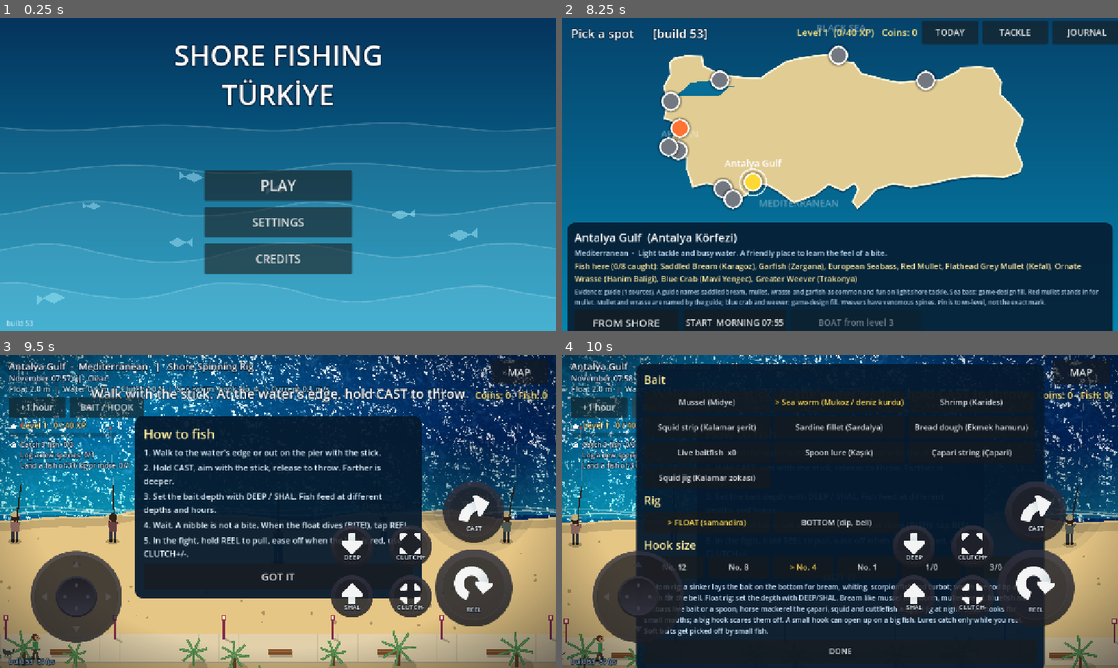
Above: before the commit, frames 1-4 (two rows, left to right).
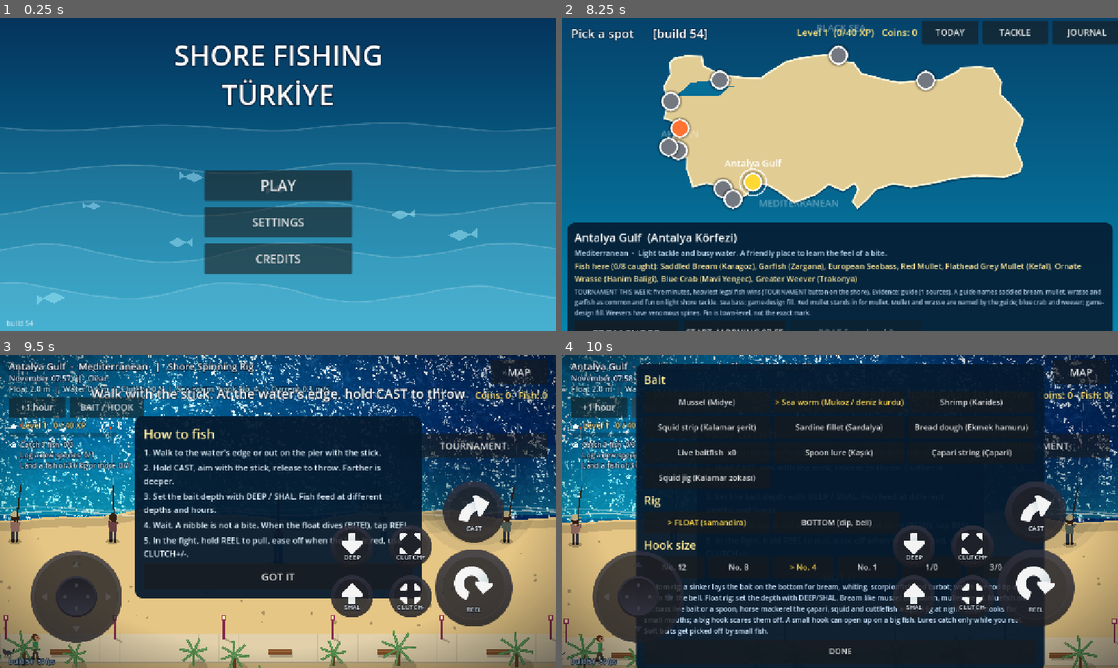
Above: after the commit, the same moments.

Repository: nextlevelcorp/godot_fishing_rpg
Game: Godot game, scene res://title_screen.tscn
The game is run twice, just before and just after one commit, with the same random seed, the same clock (stepped at 60 frames per second) and the same inputs.
Inputs (mouse positions are in pixels of both pictures, inside the frame that each line leads up to):
- Up to frame 1 (0.25 s): no input
- Up to frame 2 (8.25 s): click "PLAY" at 0.5 s; click (717, 80) at 1.25 s; click (678, 149) at 2 s; click (678, 127) at 2.75 s; click (667, 146) at 3.5 s; click (840, 55) at 4.25 s; click (923, 80) at 5 s; click (673, 102) at 5.75 s; click (723, 187) at 6.5 s; click (734, 199) at 7.25 s; click (751, 180) at 8 s
- Up to frame 3 (9.5 s): click (66, 658) at 8.75 s, where only the run before the commit has a clickable "FROM SHORE"
- Up to frame 4 (10 s): click "BAIT / HOOK" at 9.5 s

The runs differ from the first frame. In frame 1, less than 0.1% of the frame differs, in the area x 5-6%, y 96-99%; in frame 2, 3.3%, in the area x 2-98%, y 3-100%; in frame 3, 1.7%; in frame 4, 0.9%.

Commit message:
feat: weekly shore tournament against the anglers beside you (build 54)
One spot a week hosts a five-minute tournament: heaviest legal fish wins, entry 30
coins, prizes 300/150/60 once a week. Rivals are the three nearest anglers (the local
among them) and their landed fish count only at legal size. A fish on the line at the
horn still counts. CI feature smoke enters and ends one. Design: GAME_DESIGN.md
'Weekly shore tournament'.

Co-Authored-By: Claude Opus 5.5 <noreply@anthropic.com>
Claude-Session: https://claude.ai/code/session_01HLtjWBZvxzhjVtsJywwULp

Diff:
--- a/game_session.gd
+++ b/game_session.gd
@@ -11,7 +11,7 @@
 
 ## Shown on screen so a player can tell a fresh deploy from a page the browser cached.
 ## Bump it with every build that changes behaviour.
-const BUILD := "build 53"
+const BUILD := "build 54"
 const SAVE_PATH := "user://save.cfg"
 const SAVE_VERSION := 1
 const START_RIG := "shore_spinning_rig"
@@ -64,6 +64,9 @@
 ## Locals on the shore (locals.gd): spot id -> friendship, spot id -> open request {species, need, have}.
 static var local_friend: Dictionary = {}
 static var local_req: Dictionary = {}
+## Weekly tournament (tournament.gd): the week whose prize was paid, and how many you have won.
+static var tourney_week := ""
+static var tourney_wins := 0
 const NET_PRICE := 250
 const LIVE_BAIT_MAX := 12
 const LIVE_BAIT_SPECIES: Array[String] = ["mediterranean_horse_mackerel", "european_anchovy", "atlantic_mackerel"]
@@ -150,6 +153,9 @@
 	counts = _clean(cfg.get_value("journal", "counts", {}), false)
 	local_friend = _clean(cfg.get_value("locals", "friend", {}), false)
 	local_req = _clean_requests(cfg.get_value("locals", "requests", {}))
+	var tw: Variant = cfg.get_value("tournament", "week", "")
+	tourney_week = String(tw) if tw is String else ""
+	tourney_wins = maxi(0, _to_int(cfg.get_value("tournament", "wins", 0)))
 	for k: String in counts:
 		if not best_kg.has(k):
 			best_kg[k] = 0.0        # the journal reads best_kg for every logged species
@@ -177,6 +183,8 @@
 	cfg.set_value("journal", "counts", counts)
 	cfg.set_value("locals", "friend", local_friend)
 	cfg.set_value("locals", "requests", local_req)
+	cfg.set_value("tournament", "week", tourney_week)
+	cfg.set_value("tournament", "wins", tourney_wins)
 	var err := cfg.save(SAVE_PATH)
 	if err != OK:
 		push_warning("[GameSession] save failed with error %d" % err)
--- a/shore_fishing.gd
+++ b/shore_fishing.gd
@@ -73,6 +73,10 @@
 var _local_idx := -1                 ## index in _crowd of the spot's named local angler (locals.gd), -1 none
 var _talk_btn: Button
 var _talk_panel: PanelContainer
+## Weekly tournament while it runs: {t: seconds left, me: kg, rivals: [{idx, name, best}], over: bool}.
+var _tourney: Dictionary = {}
+var _tourney_btn: Button
+var _tourney_label: Label
 var _weather: WeatherFx
 var _pov_on := false
 ## Boat outing: the angler sits in a rowing boat out on the water instead of walking the shore.
@@ -414,6 +418,166 @@
 	_hud_root.add_child(panel)
 
 
+# ---------------------------------------------------------------- weekly tournament
+func _open_tourney_panel() -> void:
+	if _talk_panel != null and is_instance_valid(_talk_panel):
+		_talk_panel.queue_free()
+	var panel := _tourney_card("Weekly shore tournament")
+	var box: VBoxContainer = panel.get_child(0)
+	if not _tourney.is_empty() and not bool(_tourney.get("over", false)):
+		_plain_label(box, 19, Color.WHITE).text = "Running.  %s" % _tourney_text()
+	else:
+		_plain_label(box, 19, Color.WHITE).text = "Five minutes. The heaviest single fish wins, and it must be of legal size. You fish against the three anglers nearest you."
+		_plain_label(box, 18, Color(0.8, 0.9, 1.0)).text = "Entry %d coins.  Prizes %d / %d / %d coins.%s" % [Tournament.ENTRY, Tournament.PRIZES[0], Tournament.PRIZES[1], Tournament.PRIZES[2],
+			"" if Tournament.prize_open() else "  This week's prize is already yours: this one is for fun."]
+		if _state != State.AIM:
+			_plain_label(box, 18, Color(1.0, 0.6, 0.5)).text = "Reel in first."
+		else:
+			var enter := _tackle_button("ENTER  (-%d coins)" % Tournament.ENTRY, false, Vector2(300.0, 60.0))
+			enter.disabled = GameSession.coins < Tournament.ENTRY
+			enter.pressed.connect(func() -> void:
+				panel.queue_free()
+				_start_tourney())
+			box.add_child(enter)
+	var close := _tackle_button("CLOSE", false, Vector2(160.0, 60.0))
+	close.pressed.connect(func() -> void: panel.queue_free())
+	box.add_child(close)
+	_talk_panel = panel
+	_hud_root.add_child(panel)
+
+
+func _tourney_card(title: String) -> PanelContainer:
+	var panel := PanelContainer.new()
+	panel.set_anchors_and_offsets_preset(Control.PRESET_CENTER)
+	panel.offset_left = -440.0
+	panel.offset_right = 440.0
+	panel.offset_top = -240.0
+	panel.offset_bottom = 240.0
+	var style := StyleBoxFlat.new()
+	style.bg_color = Color(0.02, 0.10, 0.18, 0.95)
+	style.set_corner_radius_all(18)
+	style.set_content_margin_all(20)
+	panel.add_theme_stylebox_override("panel", style)
+	var box := VBoxContainer.new()
+	box.add_theme_constant_override("separation", 10)
+	panel.add_child(box)
+	_plain_label(box, 28, Color(1.0, 0.92, 0.6)).text = title
+	return panel
+
+
+## Pays the entry and picks the three anglers nearest you (the local counts) as rivals.
+func _start_tourney() -> void:
+	if GameSession.coins < Tournament.ENTRY:
+		return
+	GameSession.coins -= Tournament.ENTRY
+	GameSession.save()
+	_update_coins()
+	var order: Array[int] = []
+	for i in _crowd.size():
+		order.append(i)
+	order.sort_custom(func(a: int, b: int) -> bool:
+		return absf(float(_crowd[a]["x"]) - _hand.x) < absf(float(_crowd[b]["x"]) - _hand.x))
+	var rivals: Array[Dictionary] = []
+	var names := Tournament.NAMES.duplicate()
+	for k in mini(Tournament.RIVALS, order.size()):
+		var idx := order[k]
+		var nm := String(Locals.person(GameSession.spot_id)["name"]) if idx == _local_idx else String(names.pop_at(_rng.randi() % names.size()))
+		rivals.append({"idx": idx, "name": nm, "best": 0.0})
+	_tourney = {"t": Tournament.DURATION_S, "me": 0.0, "rivals": rivals, "over": false}
+	_tourney_label.visible = true
+	_amb.play("horn", 0.7)
+	_flash("Tournament on! Five minutes, heaviest legal fish wins")
+
+
+func _tourney_running() -> bool:
+	return not _tourney.is_empty() and not bool(_tourney.get("over", false))
+
+
+func _tourney_rival_landed(a: Dictionary) -> void:
+	if not _tourney_running():
+		return
+	var sp := String(a["sp"])
+	if sp == "":
+		return
+	var legal := Regulations.min_cm(sp)
+	if legal > 0.0 and Regulations.length_cm(sp, float(a["kg"])) < legal:
+		return                                    # they put it back, like you would
+	for r: Dictionary in _tourney["rivals"]:
+		if int(r["idx"]) == _crowd.find(a):
+			r["best"] = maxf(float(r["best"]), float(a["kg"]))
+
+
+## A kept fish of yours. Returns a line for the catch card, or "" when no tournament runs.
+func _tourney_player_landed(kg: float) -> String:
+	if not _tourney_running():
+		return ""
+	if kg > float(_tourney["me"]):
+		_tourney["me"] = kg
+		return "TOURNAMENT: new best %.2f kg  (%s)" % [kg, Tournament.ordinal(_tourney_place())]
+	return "TOURNAMENT: your best is still %.2f kg" % float(_tourney["me"])
+
+
+## Your place now, 0 = first. Ties go to whoever got there first: the rival.
+func _tourney_place() -> int:
+	var place := 0
+	for r: Dictionary in _tourney["rivals"]:
+		if float(r["best"]) >= float(_tourney["me"]) and float(r["best"]) > 0.0:
+			place += 1
+	return place
+
+
+func _tourney_text() -> String:
+	var t := maxf(float(_tourney["t"]), 0.0)
+	var lead_name := "you"
+	var lead := float(_tourney["me"])
+	for r: Dictionary in _tourney["rivals"]:
+		if float(r["best"]) > lead:
+			lead = float(r["best"])
+			lead_name = String(r["name"])
+	return "%d:%02d   You %.2f kg (%s)   Leader: %s %.2f kg" % [int(t) / 60, int(t) % 60, float(_tourney["me"]), Tournament.ordinal(_tourney_place()), lead_name, lead]
+
+
+## Counts down; at the horn a fish already on the line still counts, so it waits for the fight.
+func _tick_tourney(delta: float) -> void:
+	if not _tourney_running():
+		return
+	_tourney["t"] = float(_tourney["t"]) - delta
+	_tourney_label.text = "TOURNAMENT  " + _tourney_text()
+	if float(_tourney["t"]) > 0.0 or _state == State.FIGHT or _state == State.BITE:
+		return
+	_tourney["over"] = true
+	_tourney_label.visible = false
+	_amb.play("horn", 0.8)
+	var place := _tourney_place()
+	if float(_tourney["me"]) <= 0.0:
+		place = Tournament.RIVALS
+	var prize := Tournament.pay(place)
+	if place == 0 and not prize.is_empty():
+		_buzz(250)
+	_update_coins()
+	_update_progress_ui()
+	if _talk_panel != null and is_instance_valid(_talk_panel):
+		_talk_panel.queue_free()
+	var panel := _tourney_card("Tournament over:  you are %s" % Tournament.ordinal(place))
+	var box: VBoxContainer = panel.get_child(0)
+	var rows: Array[Array] = [["You", float(_tourney["me"])]]
+	for r: Dictionary in _tourney["rivals"]:
+		rows.append([String(r["name"]), float(r["best"])])
+	rows.sort_custom(func(x: Array, y: Array) -> bool: return float(x[1]) > float(y[1]))
+	for i in rows.size():
+		_plain_label(box, 20, Color(1.0, 0.92, 0.6) if String(rows[i][0]) == "You" else Color.WHITE).text = \
+			"%s   %s   %.2f kg" % [Tournament.ordinal(i), String(rows[i][0]), float(rows[i][1])]
+	if not prize.is_empty():
+		_plain_label(box, 20, Color(0.6, 1.0, 0.6)).text = "Prize: +%d coins, +%d XP" % [int(prize["coins"]), int(prize["xp"])]
+	elif place < Tournament.PRIZES.size():
+		_plain_label(box, 18, Color(0.8, 0.9, 1.0)).text = "This week's prize was already paid. Come back next week."
+	var ok := _tackle_button("OK", false, Vector2(160.0, 60.0))
+	ok.pressed.connect(func() -> void: panel.queue_free())
+	box.add_child(ok)
+	_talk_panel = panel
+	_hud_root.add_child(panel)
+
+
 ## Two shoals of small fish that school (boids) in the shallows.
 func _spawn_shoals() -> void:
 	for g in 6:
@@ -550,6 +714,25 @@
 	_talk_btn.visible = false
 	_talk_btn.pressed.connect(_open_talk_panel)
 	ui.add_child(_talk_btn)
+
+	_tourney_btn = Button.new()
+	_tourney_btn.text = "TOURNAMENT"
+	_tourney_btn.add_theme_font_size_override("font_size", 22)
+	_tourney_btn.set_anchors_and_offsets_preset(Control.PRESET_TOP_RIGHT)
+	_tourney_btn.offset_left = -360.0
+	_tourney_btn.offset_right = -20.0
+	_tourney_btn.offset_top = 180.0
+	_tourney_btn.offset_bottom = 236.0
+	_tourney_btn.focus_mode = Control.FOCUS_NONE
+	_tourney_btn.visible = not _boat_mode and Tournament.spot_this_week() == GameSession.spot_id
+	_tourney_btn.pressed.connect(_open_tourney_panel)
+	ui.add_child(_tourney_btn)
+	_tourney_label = _plain_label(ui, 20, Color(1.0, 0.9, 0.5))
+	_tourney_label.autowrap_mode = TextServer.AUTOWRAP_OFF
+	_tourney_label.position = Vector2(20.0, 286.0)
+	_tourney_label.add_theme_constant_override("outline_size", 6)
+	_tourney_label.add_theme_color_override("font_outline_color", Color(0.0, 0.0, 0.0, 0.8))
+	_tourney_label.visible = false
 
 	var bait_btn := Button.new()
 	bait_btn.text = "BAIT / HOOK"
@@ -1548,6 +1731,7 @@
 					else:
 						st = "land"
 						t = 2.4
+						_tourney_rival_landed(a)
 						if near:
 							_amb.play_at("drips", 0.7, absf(float(a["x"]) - _hand.x) / PX_PER_M)
 				"land":
@@ -1633,6 +1817,7 @@
 		GameSession.outing["kept"] = kept
 		GameSession.outing["kept_kg"] = float(GameSession.outing.get("kept_kg", 0.0)) + weight_kg
 	var for_local := Locals.on_kept(GameSession.spot_id, id)
+	var tourney_line := _tourney_player_landed(weight_kg)
 	var value := int(round(float(sp["base_price"]) * pow(maxf(weight_kg, 0.05), 0.8)))
 	var res := GameSession.record_catch(id, String(sp["name"]), weight_kg, value, int(sp["base_price"]))
 	_update_coins()
@@ -1642,6 +1827,8 @@
 		"On %s, hook %s" % [String(Tackle.BAITS[GameSession.bait_id]["name"]).to_lower(), Tackle.hook_name(GameSession.hook_id)]])
 	if GameSession.LIVE_BAIT_SPECIES.has(id) and weight_kg < 0.4 and GameSession.live_bait < GameSession.LIVE_BAIT_MAX:
 		lines.append("Into the bucket as live bait  (%d)" % GameSession.add_live_bait(1))
+	if tourney_line != "":
+		lines.append(tourney_line)
 	if for_local:
 		var lr := Locals.request(GameSession.spot_id)
 		lines.append("For %s: %d / %d%s" % [String(Locals.person(GameSession.spot_id)["name"]), int(lr["have"]), int(lr["need"]),
@@ -2036,6 +2223,7 @@
 		_rod_bend_target = 0.0
 	_rod_bend = lerpf(_rod_bend, _rod_bend_target, 1.0 - exp(-10.0 * delta))
 	_update_talk_button()
+	_tick_tourney(delta)
 
 	for r in _ripples:
 		r["age"] = float(r["age"]) + delta
--- a/tests/smoke_features.gd
+++ b/tests/smoke_features.gd
@@ -89,6 +89,20 @@
 			_check(tp != null and is_instance_valid(tp), "the TALK panel opens")
 			if tp != null and is_instance_valid(tp):
 				(tp as Node).queue_free()
+			# Weekly tournament: entering picks rivals; at the horn with no fish you place last, no prize.
+			var coins_before := GameSession.coins
+			GameSession.coins = 100
+			_scene.call("_start_tourney")
+			var tr: Dictionary = _scene.get("_tourney")
+			_check(not tr.is_empty() and (tr["rivals"] as Array).size() >= 1, "a tournament starts with rivals")
+			tr["t"] = 0.0
+			_scene.call("_tick_tourney", 0.1)
+			_check(bool((_scene.get("_tourney") as Dictionary).get("over", false)), "the tournament ends at the horn")
+			_check(GameSession.coins == 100 - 30, "entry was paid and no prize was given for no fish")
+			var tp2: Variant = _scene.get("_talk_panel")
+			if tp2 != null and is_instance_valid(tp2):
+				(tp2 as Node).queue_free()
+			GameSession.coins = coins_before
 			_scene.call("_open_test_panel")
 		16:
 			var panels := 0
--- /dev/null
+++ b/tournament.gd
@@ -0,0 +1,58 @@
+## The weekly shore tournament: one spot a week (the same for everyone that week), five minutes,
+## heaviest single legal fish wins. Your rivals are three anglers on the shore beside you, the
+## spot's local among them; their landed fish count only if they are of legal size, like yours.
+## Second slice of "angler life" (GAME_DESIGN.md, "Weekly shore tournament"). Entry fee, prizes,
+## length and rival names are game-design fill.
+class_name Tournament
+extends RefCounted
+
+const ENTRY := 30
+const DURATION_S := 300.0
+const PRIZES: Array[int] = [300, 150, 60]          ## coins for 1st, 2nd, 3rd
+const PRIZE_XP: Array[int] = [80, 40, 20]
+const RIVALS := 3
+const NAMES: Array[String] = ["Murat", "Ayşe", "Cem", "Elif", "Kadir", "Burak", "Nazlı", "Sinan"]
+
+
+## "2026-w45": a new tournament each Monday (weeks counted from the Unix epoch, Monday start).
+static func week_key() -> String:
+	var days := int(floor(Time.get_unix_time_from_system() / 86400.0))
+	var week := int(floor(float(days + 3) / 7.0))            # 1970-01-01 was a Thursday
+	return "w%d" % week
+
+
+## This week's spot: picked from the spots you have unlocked, the same pick all week.
+static func spot_this_week() -> String:
+	var spots: Array[String] = []
+	for id: String in FishingSpots.ids():
+		if GameSession.is_unlocked(FishingSpots.get_spot(id)):
+			spots.append(id)
+	if spots.is_empty():
+		return ""
+	spots.sort()
+	return spots[absi(hash(week_key())) % spots.size()]
+
+
+## True if this week's prize has not been paid yet. Entering again after that is for fun.
+static func prize_open() -> bool:
+	return GameSession.tourney_week != week_key()
+
+
+## Pays the prize for a place (0 = first) once a week. Returns {coins, xp}; empty if none.
+static func pay(place: int) -> Dictionary:
+	if not prize_open() or place < 0 or place >= PRIZES.size():
+		return {}
+	GameSession.tourney_week = week_key()
+	GameSession.coins += PRIZES[place]
+	GameSession.xp += PRIZE_XP[place]
+	GameSession.tourney_wins += 1 if place == 0 else 0
+	GameSession.save()
+	return {"coins": PRIZES[place], "xp": PRIZE_XP[place]}
+
+
+## "1st", "2nd", "3rd", "4th".
+static func ordinal(place: int) -> String:
+	var names: Array[String] = ["1st", "2nd", "3rd"]
+	if place >= 0 and place < names.size():
+		return names[place]
+	return "%dth" % (place + 1)
--- a/turkey_map.gd
+++ b/turkey_map.gd
@@ -301,6 +301,8 @@
 	var ids: Array = s["species"]
 	_fish_label.text = "Fish here (%d/%d caught): %s" % [_caught_count(ids), ids.size(), ", ".join(names)]
 	_note_label.text = "Evidence: %s (%d sources). %s Pin is town-level, not the exact mark." % [s["evidence"], s["sources"].size(), s["species_note"]]
+	if Tournament.spot_this_week() == id:
+		_note_label.text = "TOURNAMENT THIS WEEK: five minutes, heaviest legal fish wins (TOURNAMENT button on the shore). " + _note_label.text
 	var need := int(s.get("unlock_level", 1))
 	if GameSession.level() < GameSession.BOAT_LEVEL:
 		_boat_button.disabled = true
Not shown, changed: GAME_DESIGN.md
